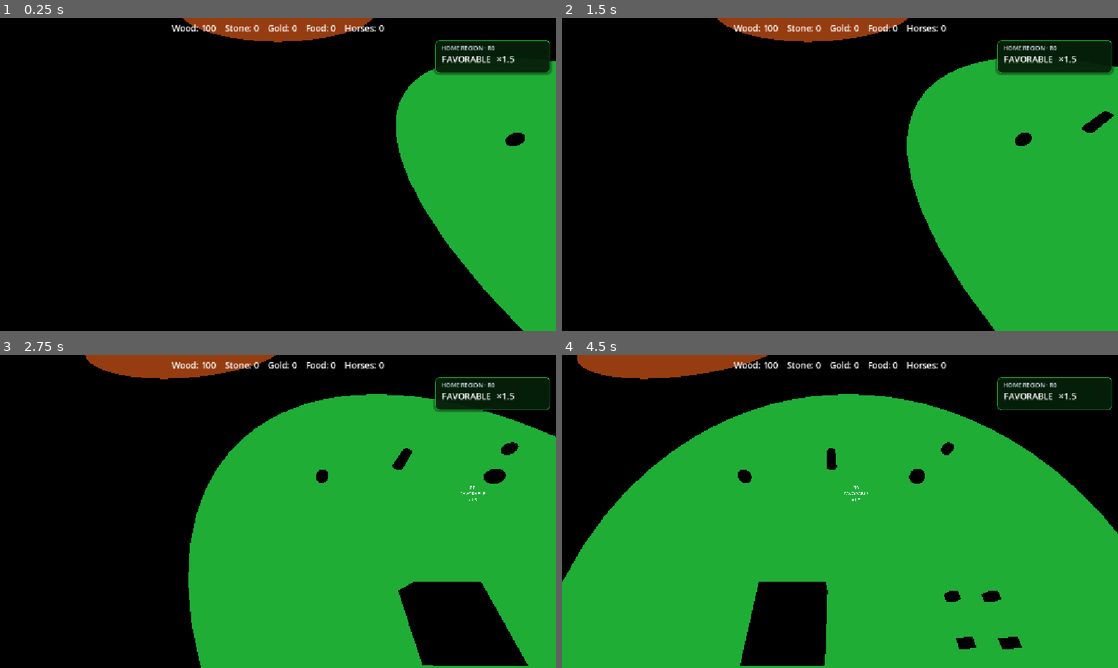
Above: before the commit, frames 1-4 (two rows, left to right).
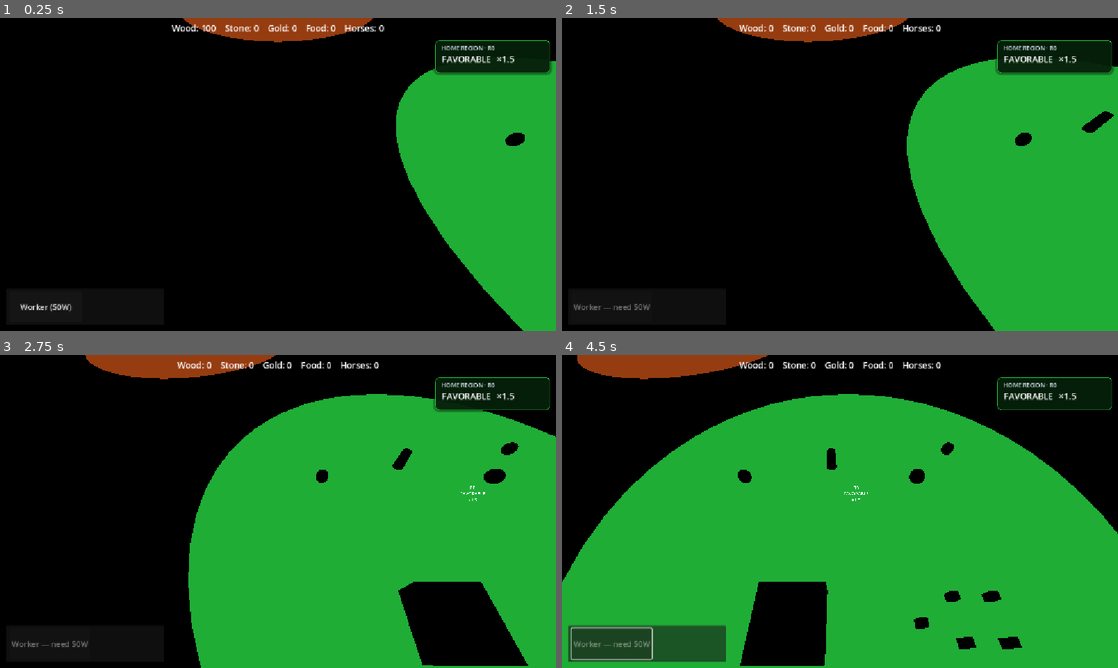
Above: after the commit, the same moments.

Repository: Ferrum-t/RTS-Game
Game: Godot game, scene res://Scenes/World/World.tscn
The game is run twice, just before and just after one commit, with the same random seed, the same clock (stepped at 60 frames per second) and the same inputs.
Inputs (mouse positions are in pixels of both pictures, inside the frame that each line leads up to):
- Up to frame 1 (0.25 s): no input
- Up to frame 2 (1.5 s): click (606, 305) at 0.5 s, where only the run after the commit has a clickable "Worker (50W)"; tap Enter at 1.25 s; move the mouse to (962, 158) at 1.27 s; hold D (move_right) from 1.28 s (still down); tap C at 1.35 s; click (962, 158) at 1.42 s
- Up to frame 3 (2.75 s): release D (move_right) at 2 s; drag from (166, 527) to (250, 574) at 2.02 s
- Up to frame 4 (4.5 s): move the mouse to (895, 442) at 2.77 s; hold D (move_right) 2.78-3.5 s; tap P at 2.85 s; drag from (812, 574) to (673, 464) at 3.52 s; move the mouse to (1006, 558) at 4.27 s; hold Left (move_left) from 4.28 s (still down); tap U at 4.35 s

The runs differ from the first frame. In frame 1, 0.2% of the frame differs, in the area x 3-13%, y 91-94%; in frame 2, 0.7%; in frame 3, 0.7%; in frame 4, 4.0%, in the area x 1-70%, y 2-98%.

Commit message:
M19.2: wire QuickTrainPanel into ui.tscn

Diff:
--- a/Scenes/UI/ui.tscn
+++ b/Scenes/UI/ui.tscn
@@ -13,6 +13,7 @@
 [ext_resource type="Script" path="res://Scripts/UI/CommandBar.gd" id="10_cmd"]
 [ext_resource type="Script" path="res://Scripts/UI/ClimateHomeHud.gd" id="11_climate"]
 [ext_resource type="Script" path="res://Scripts/UI/TrainingQueuePanel.gd" id="12_queue"]
+[ext_resource type="Script" path="res://Scripts/UI/QuickTrainPanel.gd" id="13_quick"]
 
 [node name="UI" type="CanvasLayer"]
 
@@ -55,12 +56,46 @@
 grow_vertical = 0
 script = ExtResource("12_queue")
 
+[node name="QuickTrainPanel" type="PanelContainer" parent="."]
+anchors_preset = 2
+anchor_top = 1.0
+anchor_bottom = 1.0
+offset_left = 12.0
+offset_top = -88.0
+offset_right = 340.0
+offset_bottom = -12.0
+grow_vertical = 0
+script = ExtResource("13_quick")
+
+[node name="Margin" type="MarginContainer" parent="QuickTrainPanel"]
+layout_mode = 2
+theme_override_constants/margin_left = 8
+theme_override_constants/margin_top = 6
+theme_override_constants/margin_right = 8
+theme_override_constants/margin_bottom = 6
+
+[node name="HBox" type="HBoxContainer" parent="QuickTrainPanel/Margin"]
+layout_mode = 2
+theme_override_constants/separation = 8
+
+[node name="QuickWorker" type="Button" parent="QuickTrainPanel/Margin/HBox"]
+custom_minimum_size = Vector2(150, 36)
+layout_mode = 2
+text = "Worker (50W)"
+script = ExtResource("5_train")
+
+[node name="QuickSoldier" type="Button" parent="QuickTrainPanel/Margin/HBox"]
+custom_minimum_size = Vector2(150, 36)
+layout_mode = 2
+text = "Soldier (80W)"
+script = ExtResource("6_soldier")
+
 [node name="BottomBar" type="PanelContainer" parent="."]
 anchors_preset = 12
 anchor_top = 1.0
 anchor_right = 1.0
 anchor_bottom = 1.0
-offset_left = 120.0
+offset_left = 350.0
 offset_top = -88.0
 offset_right = -120.0
 offset_bottom = -12.0
